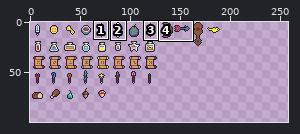
Pixel-art file, stored at android/assets/ase/item.ase. Above, an overview of the earlier version with the close-up marked.
Close-up. First the earlier version:
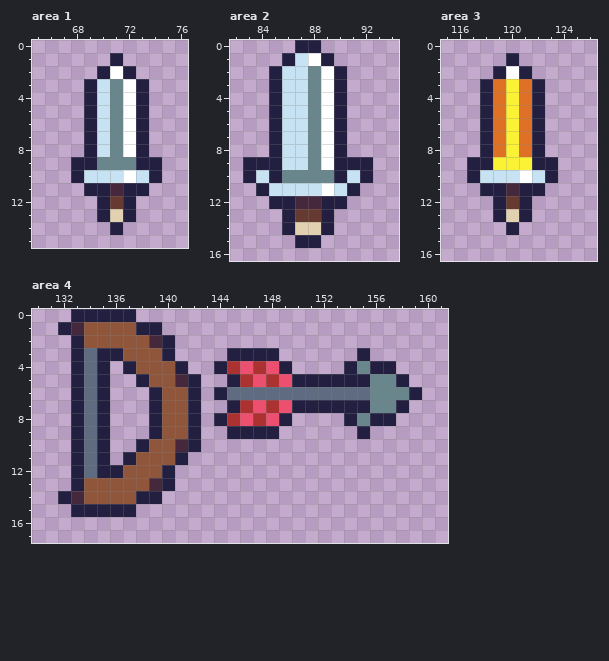
512x512 pixels, 1 frame. Colours within 5 levels of each other are drawn and written as one. Shown: area 1: x 65..76, y 0..15; area 2: x 82..94, y 0..16; area 3: x 115..126, y 0..16; area 4: x 130..161, y 0..17. The wide view leaves out empty margins. The commit also changed other parts of the picture, which this record leaves out.
New version:
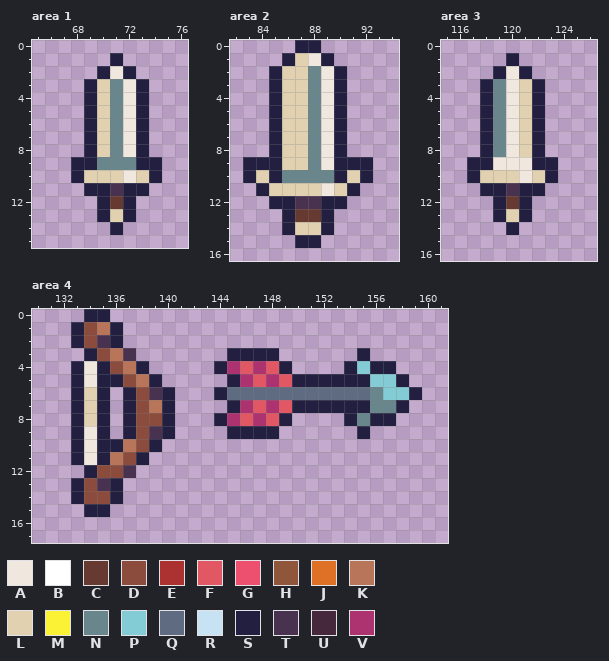
Palette (. is transparent): A #f0e8de  B #ffffff  C #663931  D #8b4c3d  E #ac3232  F #e15763  G #ed4f6f  H #8f563b  J #df7126  K #b8755a  L #e1d1b0  M #fbf236  N #69868d  P #84ccd5  Q #5e6b81  R #c6e2f3  S #221f41  T #493250  U #45283c  V #ac3270
What changed:
--- area 1, layer "weapon/sword/iron sword"
@@ x 65..76 @@
  1 ......S.....
- 2 .....SBS....
- 3 ....SRNBS...
- 4 ....SRNBS...
- 5 ....SRNBS...
- 6 ....SRNBS...
- 7 ....SRNBS...
- 8 ....SRNBS...
+ 2 .....SAS....
+ 3 ....SLNAS...
+ 4 ....SLNAS...
+ 5 ....SLNAS...
+ 6 ....SLNAS...
+ 7 ....SLNAS...
+ 8 ....SLNAS...
  9 ...SSNNNSS..
-10 ...SRRRBRS..
-11 ....SSUSS...
+10 ...SLLLALS..
+11 ....SSTSS...
 12 .....SCS....
--- area 2, layer "weapon/sword/claymore"
@@ x 82..94 @@
  0 .....SS......
- 1 ....SRBS.....
- 2 ...SRRNBS....
- 3 ...SRRNBS....
- 4 ...SRRNBS....
- 5 ...SRRNBS....
- 6 ...SRRNBS....
- 7 ...SRRNBS....
- 8 ...SRRNBS....
- 9 .SSSRRNBSSS..
-10 .SRSNNNNSRS..
-11 ..SRRRRBRS...
-12 ...SSUUSS....
+ 1 ....SLAS.....
+ 2 ...SLLNAS....
+ 3 ...SLLNAS....
+ 4 ...SLLNAS....
+ 5 ...SLLNAS....
+ 6 ...SLLNAS....
+ 7 ...SLLNAS....
+ 8 ...SLLNAS....
+ 9 .SSSLLNASSS..
+10 .SLSNNNNSLS..
+11 ..SLLLLALS...
+12 ...SSTTSS....
 13 ....SCCS.....
--- area 3, layer "weapon/sword/another sword"
@@ x 115..126 @@
  1 .....S......
- 2 ....SBS.....
- 3 ...SJMJS....
- 4 ...SJMJS....
- 5 ...SJMJS....
- 6 ...SJMJS....
- 7 ...SJMJS....
- 8 ...SJMJS....
- 9 ..SSMMMSS...
-10 ..SRRRBRS...
-11 ...SSUSS....
+ 2 ....SAS.....
+ 3 ...SNALS....
+ 4 ...SNALS....
+ 5 ...SNALS....
+ 6 ...SNALS....
+ 7 ...SNALS....
+ 8 ...SNALS....
+ 9 ..SSAAASS...
+10 ..SLLLALS...
+11 ...SSTSS....
 12 ....SCS.....
--- area 4, layers "weapon/arrow", "weapon/bow"
@@ x 130..161 @@
- 0 ...SSSSS........................
- 1 ..SUHHHHSS......................
- 2 ...SHHHHHUS.....................
- 3 ...SQSSHHHS....SSSS......S......
- 4 ...SQS.SHHHS..SEGEGS....SNSS....
- 5 ...SQS..SHHUS..SEGEGSSSSSSNNS...
- 6 ...SQS...SHHS.SQQQQQQQQQQQNNNS..
- 7 ...SQS...SHHS..SEGEGSSSSSSNNS...
- 8 ...SQS...SHHS.SEGEGS....SNSS....
- 9 ...SQS...SHHS..SSSS......S......
-10 ...SQS..SHHUS...................
-11 ...SQS.SHHHS....................
-12 ...SQSSHHHS.....................
-13 ...SHHHHHUS.....................
-14 ..SUHHHHSS......................
-15 ...SSSSS........................
+ 0 ....SS..........................
+ 1 ...SDKS.........................
+ 2 ...SDTS.........................
+ 3 ....SDKT.......SSSS......S......
+ 4 ...SASDKS.....SVFVFS....SPSS....
+ 5 ...SASSDKS.....SVFVFSSSSSSPPS...
+ 6 ...SLS.SDTS...SQQQQQQQQQQQNPPS..
+ 7 ...SLS.SDKS....SVFVFSSSSSSNNS...
+ 8 ...SLS.SDDS...SVFVFS....SNSS....
+ 9 ...SAS.SDTS....SSSS......S......
+10 ...SASSKDS......................
+11 ...SASKDS.......................
+12 ....SDDT........................
+13 ...SDTS.........................
+14 ...SDDS.........................
+15 ....SS..........................
 16 ................................
Boxes around the changes in both close-ups, in picture pixels (x1, y1, x2, y2):
changed: (84, 66, 149, 196)
changed: (256, 53, 360, 209)
changed: (480, 66, 545, 196)
changed: (58, 309, 292, 517)
changed: (357, 361, 409, 400)
